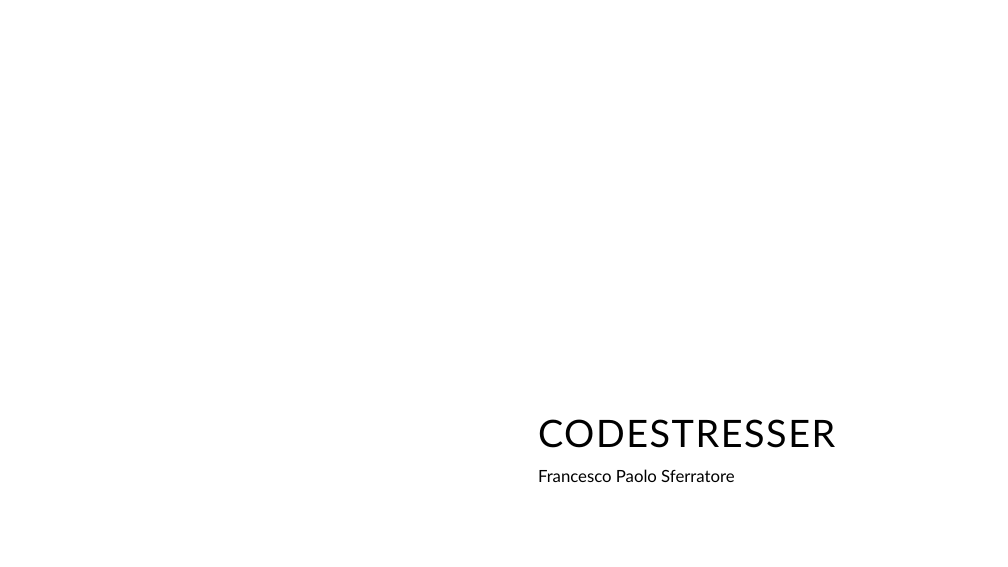
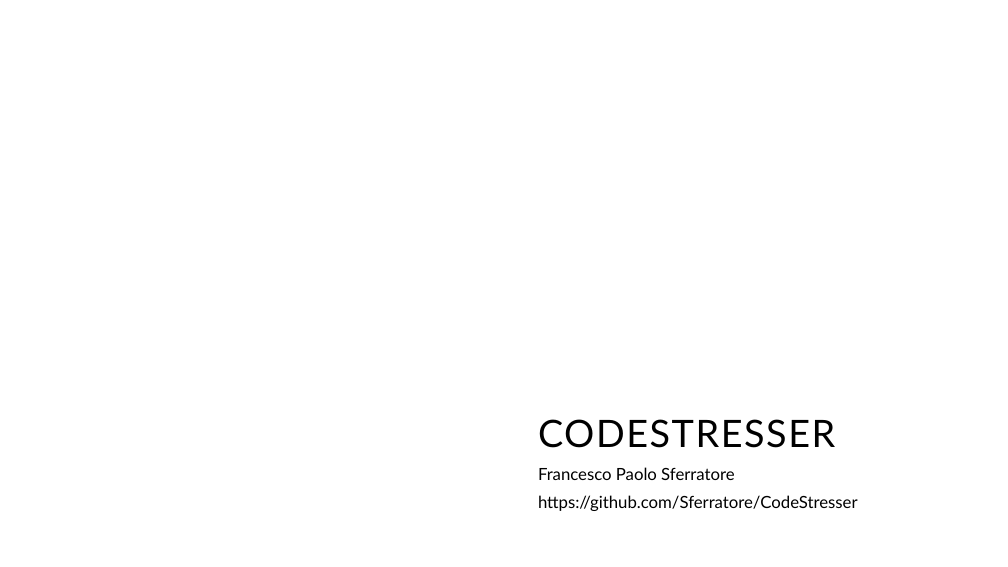
Before and after one commit to Sferratore/CodeStresser, a slide deck: slide 1 of CodeStresser PPT.pptx. Drawn at 1008x567 pixels with LibreOffice and Linux fonts; fonts in the diff are those of the drawing; background and template pictures are left out. Boxes give left, top, right and bottom in pixels: in the first picture for what was removed or moved away, otherwise in the second. Text is boxed around its words. In the diff, an @@ line names an element or a change of style, - is before the commit and + after.

Commit message:
Updated ppt

```diff
--- a/CodeStresser PPT.pptx
+++ b/CodeStresser PPT.pptx
@@ subtitle at box(538, 467, 734, 480): line spacing 1 to 0.9 @@
@@ subtitle at box(538, 495, 858, 511): paragraph added @@
+https://github.com/Sferratore/CodeStresser
```
Also in this commit, not shown: 1 slide added.
